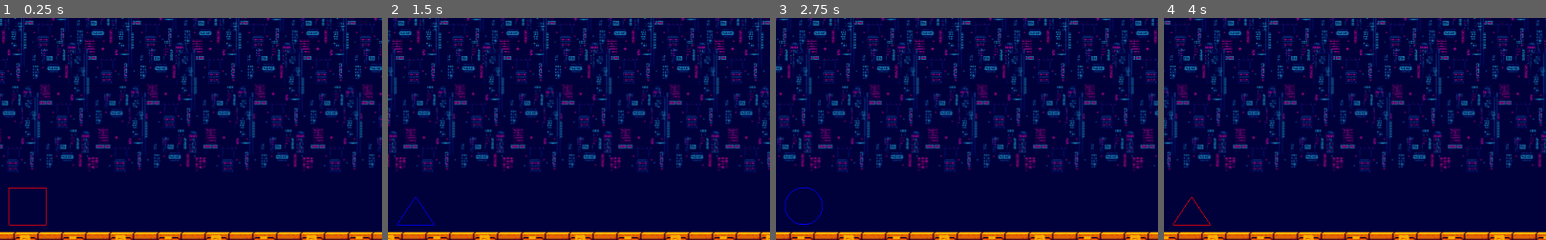
Above: before the commit, frames 1-4 (left to right).
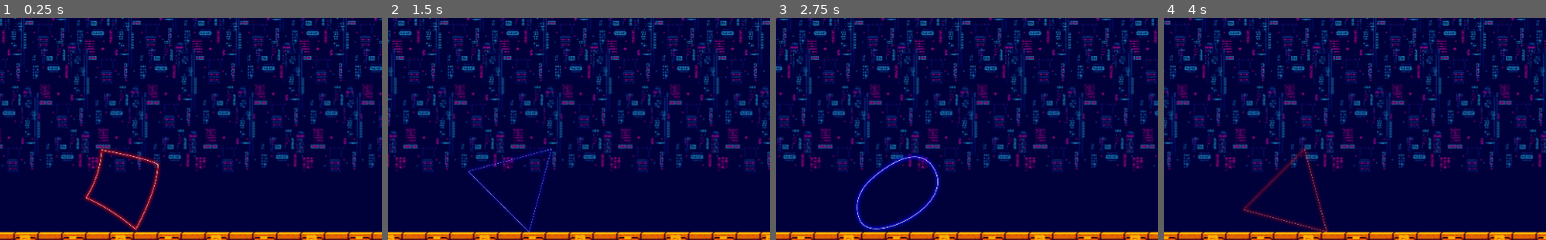
Above: after the commit, the same moments.

Repository: nekiter/glowing
Game: Godot game, scene res://Game.tscn
The game is run twice, just before and just after one commit, with the same random seed, the same clock (stepped at 60 frames per second) and the same inputs.
Inputs:
- Up to frame 1 (0.25 s): no input
- Up to frame 2 (1.5 s): hold Right (ui_right) 0.53-1.28 s; hold Down (ui_down) from 1.28 s (still down)
- Up to frame 3 (2.75 s): release Down (ui_down) at 2.03 s; hold Right (ui_right) from 2.03 s (still down)
- Up to frame 4 (4 s): release Right (ui_right) at 2.78 s; hold Up (ui_up) 2.78-3.53 s; hold Left (ui_left) from 3.53 s (still down)
The pictures show only the part of the screen within x 1-51%, y 46-96%; the shares and areas given below are measured in that part.

The runs differ from the first frame. In frame 1, 1.8% of the frame differs, in the area x 2-42%, y 58-97%; in frame 2, 1.2%; in frame 3, 1.9%, in the area x 2-44%, y 61-97%; in frame 4, 1.4%.

Commit message:
all sprites added to PlayerSprite scene and animations

Diff:
--- a/game/Game.tscn
+++ b/game/Game.tscn
@@ -20,6 +20,7 @@
 autostart = true
 
 [node name="PlayerSprite" parent="." instance=ExtResource( 5 )]
+position = Vector2( 175.871, 506.423 )
 centerPosition = Vector2( 50, 530 )
 
 [node name="HUD" parent="." instance=ExtResource( 1 )]
--- a/game/Player.gd
+++ /dev/null
@@ -1,28 +0,0 @@
-extends KinematicBody2D
-
-var movement
-
-# Called when the node enters the scene tree for the first time.
-func _ready():
-	pass # Replace with function body.
-
-func _process(delta):
-
-	if Input.is_action_just_pressed("ui_up"):
-		$circle.visible = false
-		$triangle.visible = false
-		$square.visible = true
-
-	if Input.is_action_just_pressed("ui_right"):
-		$circle.visible = true
-		$triangle.visible = false
-		$square.visible = false
-
-	if Input.is_action_just_pressed("ui_left"):
-		$circle.visible = false
-		$triangle.visible = true
-		$square.visible = false
-
-# Called every frame. 'delta' is the elapsed time since the previous frame.
-#func _process(delta):
-#	pass
--- a/game/Player.tscn
+++ /dev/null
@@ -1,41 +0,0 @@
-[gd_scene load_steps=8 format=2]
-
-[ext_resource path="res://assets/square_PNG24.png" type="Texture" id=1]
-[ext_resource path="res://Player.gd" type="Script" id=2]
-[ext_resource path="res://assets/circle-player.png" type="Texture" id=3]
-[ext_resource path="res://assets/triangle-player.png" type="Texture" id=4]
-
-[sub_resource type="RectangleShape2D" id=1]
-extents = Vector2( 26.5818, 25.5165 )
-
-[sub_resource type="CircleShape2D" id=2]
-radius = 26.6891
-
-[sub_resource type="ConvexPolygonShape2D" id=3]
-points = PoolVector2Array( 0, -25, 27, 25, -30, 25 )
-
-[node name="Player" type="KinematicBody2D"]
-position = Vector2( 295.518, 146.272 )
-script = ExtResource( 2 )
-
-[node name="square" type="CollisionShape2D" parent="."]
-shape = SubResource( 1 )
-
-[node name="square-player" type="Sprite" parent="square"]
-scale = Vector2( 0.0587874, 0.0587874 )
-texture = ExtResource( 1 )
-
-[node name="circle" type="CollisionShape2D" parent="."]
-shape = SubResource( 2 )
-
-[node name="circle-player" type="Sprite" parent="circle"]
-scale = Vector2( 0.0571868, 0.0571868 )
-texture = ExtResource( 3 )
-
-[node name="triangle" type="CollisionShape2D" parent="."]
-shape = SubResource( 3 )
-
-[node name="triangle-player" type="Sprite" parent="triangle"]
-position = Vector2( -1.20521, 0.917844 )
-scale = Vector2( 0.0382875, 0.0382875 )
-texture = ExtResource( 4 )
--- a/game/scenes/Player/PlayerSprite.gd
+++ b/game/scenes/Player/PlayerSprite.gd
@@ -6,6 +6,10 @@
 export(int) var currentColor = 0
 export(int) var width = 50
 export(Vector2) var centerPosition = Vector2(200, 200)
+
+var red = Color(1.0, 0.0, 0.0)
+var blue = Color(0, 0.0, 1.0)
+var green = Color(0.0, 1.0, 0.0)
 
 # Called when the node enters the scene tree for the first time.
 func _ready():
@@ -38,11 +42,31 @@
 	update()
 
 func _draw():
+	var spriteControl = get_node("AnimatedSprite")
+
 	if(shapesArray[currentShape] == "triangle"):
-		draw_triangle(centerPosition, width, colorsArray[currentColor])
+		if colorsArray[currentColor] == blue:
+			spriteControl.set_animation("running-triangle-blue")
+		elif colorsArray[currentColor] == red:
+			spriteControl.set_animation("running-triangle-red")
+		else:
+			spriteControl.set_animation("running-triangle-green")
+		# draw_triangle(centerPosition, width, colorsArray[currentColor])
 	elif(shapesArray[currentShape] == "circle"):
-		var angle_from = 0
-		var angle_to = 360
-		draw_circle_arc(centerPosition, width/2, angle_from, angle_to, colorsArray[currentColor])
+		if colorsArray[currentColor] == blue:
+			spriteControl.set_animation("running-circle-blue")
+		elif colorsArray[currentColor] == red:
+			spriteControl.set_animation("running-circle-red")
+		else:
+			spriteControl.set_animation("running-circle-green")
+		# var angle_from = 0
+		# var angle_to = 360
+		# draw_circle_arc(centerPosition, width/2, angle_from, angle_to, colorsArray[currentColor])
 	else:
-		draw_square(centerPosition, width, colorsArray[currentColor])
+		if colorsArray[currentColor] == blue:
+			spriteControl.set_animation("running-square-blue")
+		elif colorsArray[currentColor] == red:
+			spriteControl.set_animation("running-square-red")
+		else:
+			spriteControl.set_animation("running-square-green")
+		# draw_square(centerPosition, width, colorsArray[currentColor])
--- a/game/scenes/Player/PlayerSprite.tscn
+++ b/game/scenes/Player/PlayerSprite.tscn
@@ -1,6 +1,154 @@
-[gd_scene load_steps=2 format=2]
+[gd_scene load_steps=81 format=2]
 
 [ext_resource path="res://scenes/Player/PlayerSprite.gd" type="Script" id=1]
+[ext_resource path="res://scenes/Player/sprites/square/blue/running/6b.png" type="Texture" id=2]
+[ext_resource path="res://scenes/Player/sprites/square/blue/running/5b.png" type="Texture" id=3]
+[ext_resource path="res://scenes/Player/sprites/square/blue/running/7b.png" type="Texture" id=4]
+[ext_resource path="res://scenes/Player/sprites/square/blue/running/8b.png" type="Texture" id=5]
+[ext_resource path="res://scenes/Player/sprites/square/blue/running/11b.png" type="Texture" id=6]
+[ext_resource path="res://scenes/Player/sprites/square/blue/running/13b.png" type="Texture" id=7]
+[ext_resource path="res://scenes/Player/sprites/square/blue/running/4b.png" type="Texture" id=8]
+[ext_resource path="res://scenes/Player/sprites/square/blue/running/3b.png" type="Texture" id=9]
+[ext_resource path="res://scenes/Player/sprites/square/blue/running/14b.png" type="Texture" id=10]
+[ext_resource path="res://scenes/Player/sprites/square/blue/running/12b.png" type="Texture" id=11]
+[ext_resource path="res://scenes/Player/sprites/square/blue/running/10b.png" type="Texture" id=12]
+[ext_resource path="res://scenes/Player/sprites/square/blue/running/15b.png" type="Texture" id=13]
+[ext_resource path="res://scenes/Player/sprites/square/blue/running/16b.png" type="Texture" id=14]
+[ext_resource path="res://scenes/Player/sprites/square/blue/running/2b.png" type="Texture" id=15]
+[ext_resource path="res://scenes/Player/sprites/square/blue/running/9b.png" type="Texture" id=16]
+[ext_resource path="res://scenes/Player/sprites/square/blue/running/1b.png" type="Texture" id=17]
+[ext_resource path="res://scenes/Player/sprites/square/green/running/3g.png" type="Texture" id=18]
+[ext_resource path="res://scenes/Player/sprites/square/red/running/6r.png" type="Texture" id=19]
+[ext_resource path="res://scenes/Player/sprites/square/green/running/14g.png" type="Texture" id=20]
+[ext_resource path="res://scenes/Player/sprites/square/green/running/13g.png" type="Texture" id=21]
+[ext_resource path="res://scenes/Player/sprites/square/red/running/10r.png" type="Texture" id=22]
+[ext_resource path="res://scenes/Player/sprites/square/green/running/12g.png" type="Texture" id=23]
+[ext_resource path="res://scenes/Player/sprites/square/green/running/1g.png" type="Texture" id=24]
+[ext_resource path="res://scenes/Player/sprites/square/green/running/11g.png" type="Texture" id=25]
+[ext_resource path="res://scenes/Player/sprites/square/red/running/2r.png" type="Texture" id=26]
+[ext_resource path="res://scenes/Player/sprites/square/red/running/11r.png" type="Texture" id=27]
+[ext_resource path="res://scenes/Player/sprites/square/red/running/9r.png" type="Texture" id=28]
+[ext_resource path="res://scenes/Player/sprites/square/green/running/15g.png" type="Texture" id=29]
+[ext_resource path="res://scenes/Player/sprites/square/red/running/12r.png" type="Texture" id=30]
+[ext_resource path="res://scenes/Player/sprites/square/green/running/16g.png" type="Texture" id=31]
+[ext_resource path="res://scenes/Player/sprites/square/green/running/2g.png" type="Texture" id=32]
+[ext_resource path="res://scenes/Player/sprites/square/red/running/4r.png" type="Texture" id=33]
+[ext_resource path="res://scenes/Player/sprites/square/red/running/8r.png" type="Texture" id=34]
+[ext_resource path="res://scenes/Player/sprites/square/red/running/3r.png" type="Texture" id=35]
+[ext_resource path="res://scenes/Player/sprites/square/green/running/9g.png" type="Texture" id=36]
+[ext_resource path="res://scenes/Player/sprites/square/red/running/13r.png" type="Texture" id=37]
+[ext_resource path="res://scenes/Player/sprites/square/red/running/14r.png" type="Texture" id=38]
+[ext_resource path="res://scenes/Player/sprites/square/green/running/6g.png" type="Texture" id=39]
+[ext_resource path="res://scenes/Player/sprites/square/red/running/5r.png" type="Texture" id=40]
+[ext_resource path="res://scenes/Player/sprites/square/green/running/5g.png" type="Texture" id=41]
+[ext_resource path="res://scenes/Player/sprites/square/red/running/16r.png" type="Texture" id=42]
+[ext_resource path="res://scenes/Player/sprites/square/red/running/15r.png" type="Texture" id=43]
+[ext_resource path="res://scenes/Player/sprites/square/green/running/10g.png" type="Texture" id=44]
+[ext_resource path="res://scenes/Player/sprites/square/green/running/8g.png" type="Texture" id=45]
+[ext_resource path="res://scenes/Player/sprites/square/green/running/4g.png" type="Texture" id=46]
+[ext_resource path="res://scenes/Player/sprites/square/green/running/7g.png" type="Texture" id=47]
+[ext_resource path="res://scenes/Player/sprites/square/red/running/1r.png" type="Texture" id=48]
+[ext_resource path="res://scenes/Player/sprites/square/red/running/7r.png" type="Texture" id=49]
+[ext_resource path="res://scenes/Player/sprites/triangle/blue/running/2.png" type="Texture" id=50]
+[ext_resource path="res://scenes/Player/sprites/triangle/red/running/3.png" type="Texture" id=51]
+[ext_resource path="res://scenes/Player/sprites/triangle/red/running/2.png" type="Texture" id=52]
+[ext_resource path="res://scenes/Player/sprites/triangle/red/running/1.png" type="Texture" id=53]
+[ext_resource path="res://scenes/Player/sprites/triangle/blue/running/3.png" type="Texture" id=54]
+[ext_resource path="res://scenes/Player/sprites/triangle/blue/running/4.png" type="Texture" id=55]
+[ext_resource path="res://scenes/Player/sprites/triangle/blue/running/1.png" type="Texture" id=56]
+[ext_resource path="res://scenes/Player/sprites/triangle/green/running/2.png" type="Texture" id=57]
+[ext_resource path="res://scenes/Player/sprites/triangle/green/running/1.png" type="Texture" id=58]
+[ext_resource path="res://scenes/Player/sprites/triangle/green/running/3.png" type="Texture" id=59]
+[ext_resource path="res://scenes/Player/sprites/triangle/green/running/4.png" type="Texture" id=60]
+[ext_resource path="res://scenes/Player/sprites/triangle/red/running/4.png" type="Texture" id=61]
+[ext_resource path="res://scenes/Player/sprites/circle/blue/collision/1.png" type="Texture" id=62]
+[ext_resource path="res://scenes/Player/sprites/circle/blue/collision/3.png" type="Texture" id=63]
+[ext_resource path="res://scenes/Player/sprites/circle/green/running/3.png" type="Texture" id=64]
+[ext_resource path="res://scenes/Player/sprites/circle/blue/collision/2.png" type="Texture" id=65]
+[ext_resource path="res://scenes/Player/sprites/circle/red/running/3.png" type="Texture" id=66]
+[ext_resource path="res://scenes/Player/sprites/circle/red/collision/1.png" type="Texture" id=67]
+[ext_resource path="res://scenes/Player/sprites/circle/red/running/2.png" type="Texture" id=68]
+[ext_resource path="res://scenes/Player/sprites/circle/red/collision/2.png" type="Texture" id=69]
+[ext_resource path="res://scenes/Player/sprites/circle/red/running/1.png" type="Texture" id=70]
+[ext_resource path="res://scenes/Player/sprites/circle/green/running/2.png" type="Texture" id=71]
+[ext_resource path="res://scenes/Player/sprites/circle/green/running/1.png" type="Texture" id=72]
+[ext_resource path="res://scenes/Player/sprites/circle/red/collision/3.png" type="Texture" id=73]
+[ext_resource path="res://scenes/Player/sprites/circle/blue/running/3.png" type="Texture" id=74]
+[ext_resource path="res://scenes/Player/sprites/circle/green/collision/2.png" type="Texture" id=75]
+[ext_resource path="res://scenes/Player/sprites/circle/green/collision/3.png" type="Texture" id=76]
+[ext_resource path="res://scenes/Player/sprites/circle/green/collision/1.png" type="Texture" id=77]
+[ext_resource path="res://scenes/Player/sprites/circle/blue/running/1.png" type="Texture" id=78]
+[ext_resource path="res://scenes/Player/sprites/circle/blue/running/2.png" type="Texture" id=79]
+
+[sub_resource type="SpriteFrames" id=1]
+animations = [ {
+"frames": [ ExtResource( 17 ), ExtResource( 15 ), ExtResource( 9 ), ExtResource( 8 ), ExtResource( 3 ), ExtResource( 2 ), ExtResource( 4 ), ExtResource( 5 ), ExtResource( 16 ), ExtResource( 12 ), ExtResource( 6 ), ExtResource( 11 ), ExtResource( 7 ), ExtResource( 10 ), ExtResource( 13 ), ExtResource( 14 ) ],
+"loop": true,
+"name": "running-square-blue",
+"speed": 30.0
+}, {
+"frames": [ ExtResource( 62 ), ExtResource( 65 ), ExtResource( 63 ) ],
+"loop": true,
+"name": "collision-circle-blue",
+"speed": 5.0
+}, {
+"frames": [ ExtResource( 77 ), ExtResource( 75 ), ExtResource( 76 ) ],
+"loop": true,
+"name": "collision-circle-green",
+"speed": 5.0
+}, {
+"frames": [ ExtResource( 72 ), ExtResource( 71 ), ExtResource( 64 ) ],
+"loop": true,
+"name": "running-circle-green",
+"speed": 10.0
+}, {
+"frames": [ ExtResource( 70 ), ExtResource( 68 ), ExtResource( 66 ) ],
+"loop": true,
+"name": "running-circle-red",
+"speed": 10.0
+}, {
+"frames": [ ExtResource( 56 ), ExtResource( 50 ), ExtResource( 54 ), ExtResource( 55 ) ],
+"loop": true,
+"name": "running-triangle-blue",
+"speed": 10.0
+}, {
+"frames": [ ExtResource( 67 ), ExtResource( 69 ), ExtResource( 73 ) ],
+"loop": true,
+"name": "collision-circle-red",
+"speed": 30.0
+}, {
+"frames": [ ExtResource( 78 ), ExtResource( 79 ), ExtResource( 74 ) ],
+"loop": true,
+"name": "running-circle-blue",
+"speed": 10.0
+}, {
+"frames": [ ExtResource( 53 ), ExtResource( 52 ), ExtResource( 51 ), ExtResource( 61 ) ],
+"loop": true,
+"name": "running-triangle-red",
+"speed": 10.0
+}, {
+"frames": [ ExtResource( 48 ), ExtResource( 26 ), ExtResource( 35 ), ExtResource( 33 ), ExtResource( 40 ), ExtResource( 19 ), ExtResource( 49 ), ExtResource( 34 ), ExtResource( 28 ), ExtResource( 22 ), ExtResource( 27 ), ExtResource( 30 ), ExtResource( 37 ), ExtResource( 38 ), ExtResource( 43 ), ExtResource( 42 ) ],
+"loop": true,
+"name": "running-square-red",
+"speed": 30.0
+}, {
+"frames": [ ExtResource( 24 ), ExtResource( 32 ), ExtResource( 18 ), ExtResource( 46 ), ExtResource( 41 ), ExtResource( 39 ), ExtResource( 47 ), ExtResource( 45 ), ExtResource( 36 ), ExtResource( 44 ), ExtResource( 25 ), ExtResource( 23 ), ExtResource( 21 ), ExtResource( 20 ), ExtResource( 29 ), ExtResource( 31 ) ],
+"loop": true,
+"name": "running-square-green",
+"speed": 30.0
+}, {
+"frames": [ ExtResource( 58 ), ExtResource( 57 ), ExtResource( 59 ), ExtResource( 60 ) ],
+"loop": true,
+"name": "running-triangle-green",
+"speed": 10.0
+} ]
 
 [node name="PlayerSprite" type="Node2D"]
 script = ExtResource( 1 )
+
+[node name="AnimatedSprite" type="AnimatedSprite" parent="."]
+scale = Vector2( 0.327778, 0.327778 )
+frames = SubResource( 1 )
+animation = "running-square-green"
+frame = 5
+playing = true
Binary file added: game/scenes/Player/sprites/circle/blue/collision/1.png
Not shown, added: game/scenes/Player/sprites/circle/blue/collision/1.png.import
Binary file added: game/scenes/Player/sprites/circle/blue/collision/2.png
Not shown, added: game/scenes/Player/sprites/circle/blue/collision/2.png.import
Binary file added: game/scenes/Player/sprites/circle/blue/collision/3.png
Not shown, added: game/scenes/Player/sprites/circle/blue/collision/3.png.import
Binary file added: game/scenes/Player/sprites/circle/blue/running/1.png
Not shown, added: game/scenes/Player/sprites/circle/blue/running/1.png.import
Binary file added: game/scenes/Player/sprites/circle/blue/running/2.png
Not shown, added: game/scenes/Player/sprites/circle/blue/running/2.png.import
Binary file added: game/scenes/Player/sprites/circle/blue/running/3.png
Not shown, added: game/scenes/Player/sprites/circle/blue/running/3.png.import
(and 144 more such lines)
